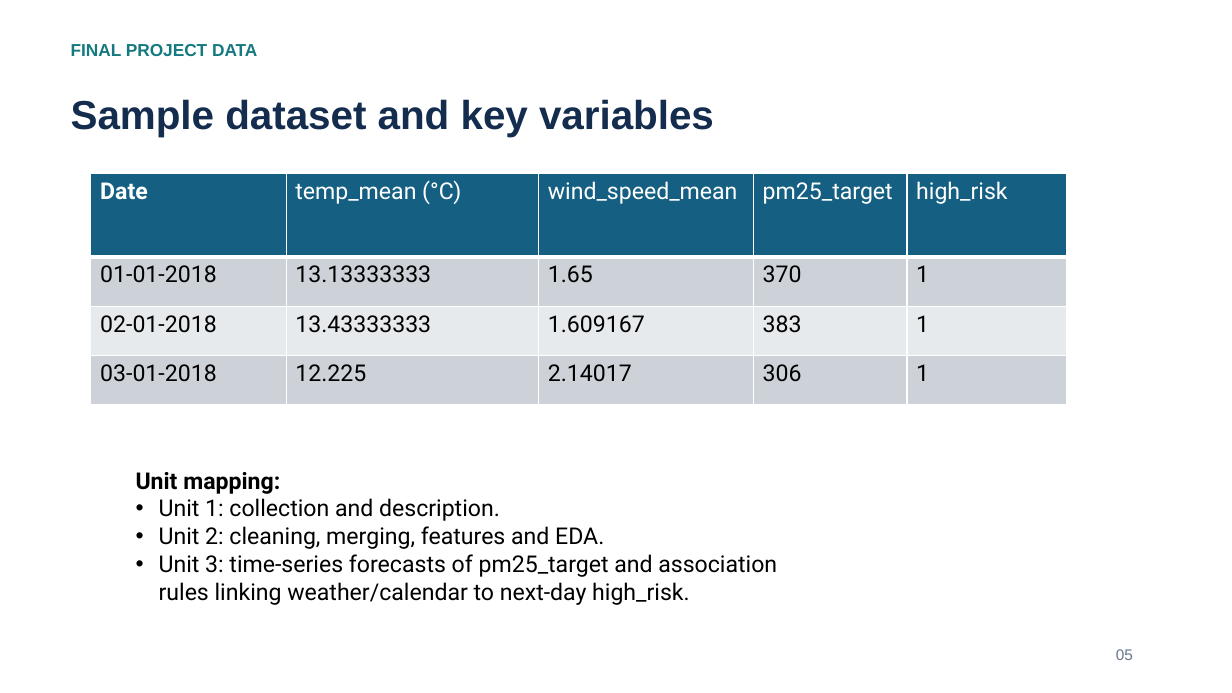
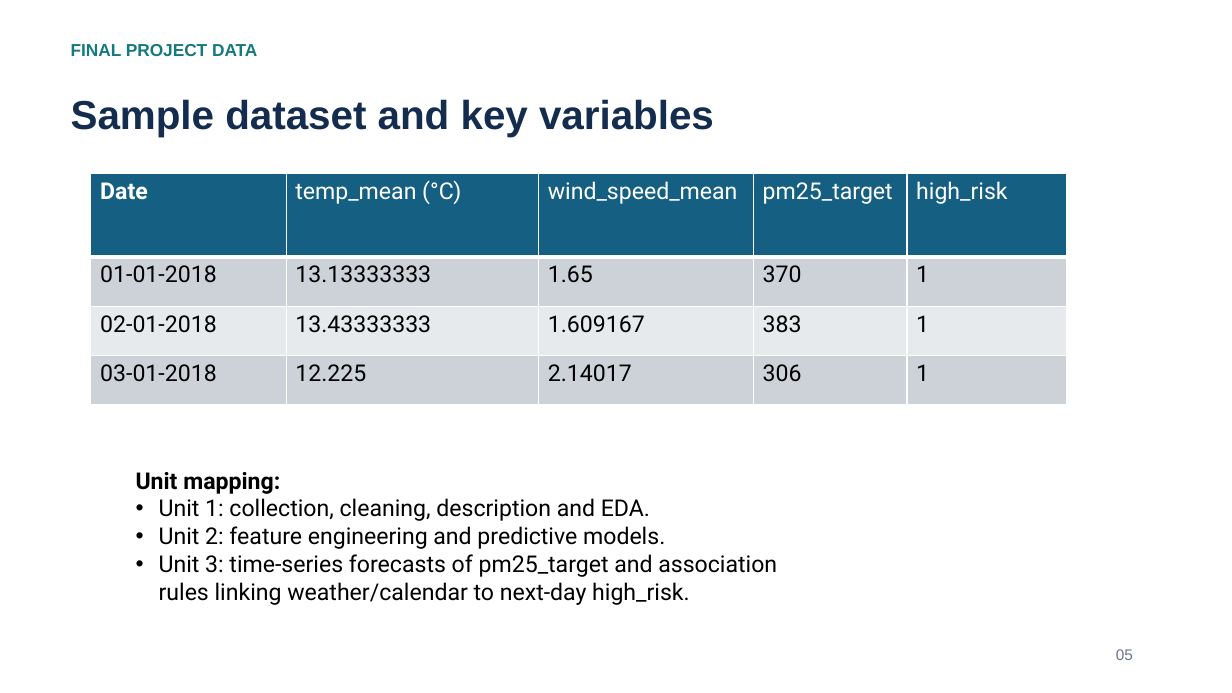
Before and after one commit to Akilan-J/Predicting-Risk-and-Identifying-Weather-and-Calendar-Triggers-to-Support-Business-Planning, a slide deck: slide 11 of Final_Project_Presentation.pptx. Drawn at 1232x693 pixels with LibreOffice and Linux fonts; fonts in the diff are those of the drawing. Boxes give left, top, right and bottom in pixels: in the first picture for what was removed or moved away, otherwise in the second. Text is boxed around its words. In the diff, an @@ line names an element or a change of style, - is before the commit and + after.

```diff
--- a/Final_Project_Presentation.pptx
+++ b/Final_Project_Presentation.pptx
@@ text at [159, 498, 665, 549]: text changed @@
-  • Unit 1: collection and description.
-  • Unit 2: cleaning, merging, features and EDA.
+  • Unit 1: collection, cleaning, description and EDA.
+  • Unit 2: feature engineering and predictive models.
```
Also in this commit, not shown: 4 other slides changed, 9 other files.
